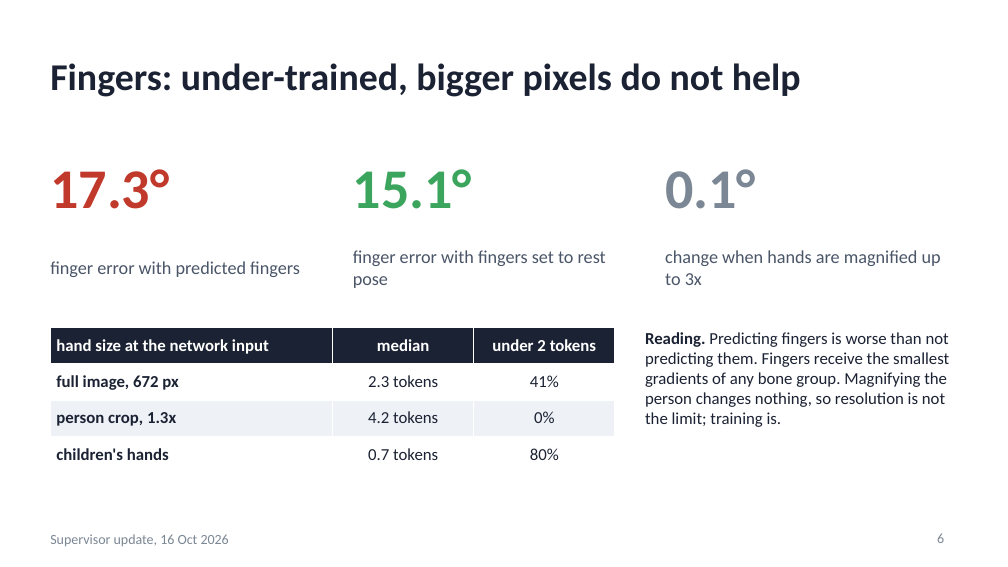
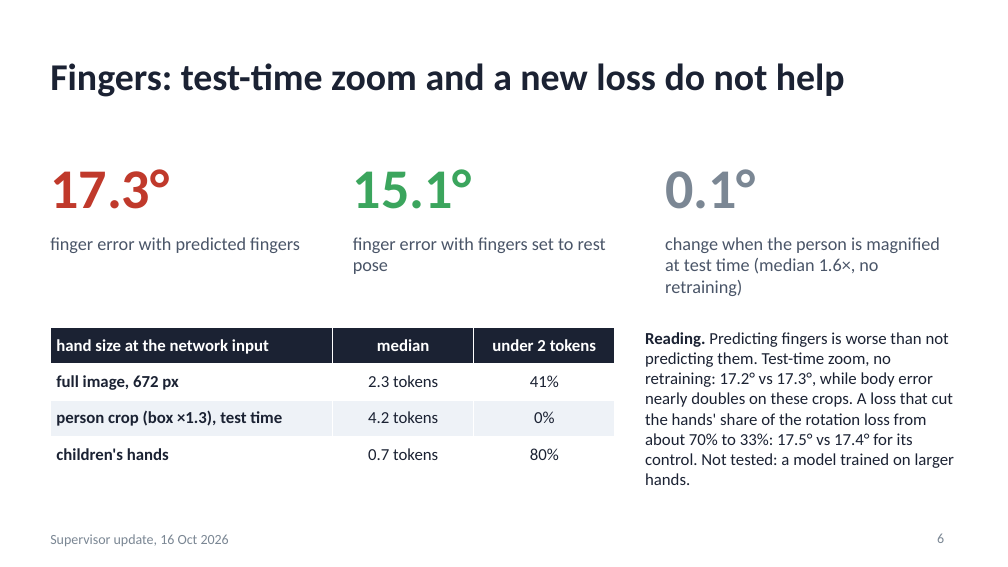
Before and after one commit to saadnajib/Multi-Person-Whole-Body-Human-Mesh-Recovery-in-a-Single-Shot-with-Annyone-dataset-and-3dpw-dataset, a slide deck: slide 6 of docs/supervisor_update_2026-10-16.pptx. Drawn at 1008x567 pixels with LibreOffice and Linux fonts; fonts in the diff are those of the drawing. Boxes give left, top, right and bottom in pixels: in the first picture for what was removed or moved away, otherwise in the second. Text is boxed around its words. In the diff, an @@ line names an element or a change of style, - is before the commit and + after.

```diff
--- a/docs/supervisor_update_2026-10-16.pptx
+++ b/docs/supervisor_update_2026-10-16.pptx
@@ title at <box>50,63,845,97</box>: text changed @@
-Fingers: under-trained, bigger pixels do not help
+Fingers: test-time zoom and a new loss do not help
@@ vertical alignment middle to top in 3 elements at <box>50,237,300,253</box>, <box>353,237,606,274</box>, <box>665,237,940,296</box> @@
@@ text at <box>665,237,940,296</box>: text changed @@
-change when hands are magnified up to 3x
+change when the person is magnified at test time (median 1.6×, no retraining)
@@ table at <box>50,328,615,464</box> @@
-row 3, column 1: person crop, 1.3x
+row 3, column 1: person crop (box ×1.3), test time
@@ text at <box>645,332,954,485</box>: text changed @@
-Reading. Predicting fingers is worse than not predicting them. Fingers receive the smallest gradients of any bone group. Magnifying the person changes nothing, so resolution is not the limit; training is.
+Reading. Predicting fingers is worse than not predicting them. Test-time zoom, no retraining: 17.2° vs 17.3°, while body error nearly doubles on these crops. A loss that cut the hands' share of the rotation loss from about 70% to 33%: 17.5° vs 17.4° for its control. Not tested: a model trained on larger hands.
```
Also in this commit, not shown: 7 other slides changed, 7 slides added, 4 slides removed, 3 other files.
